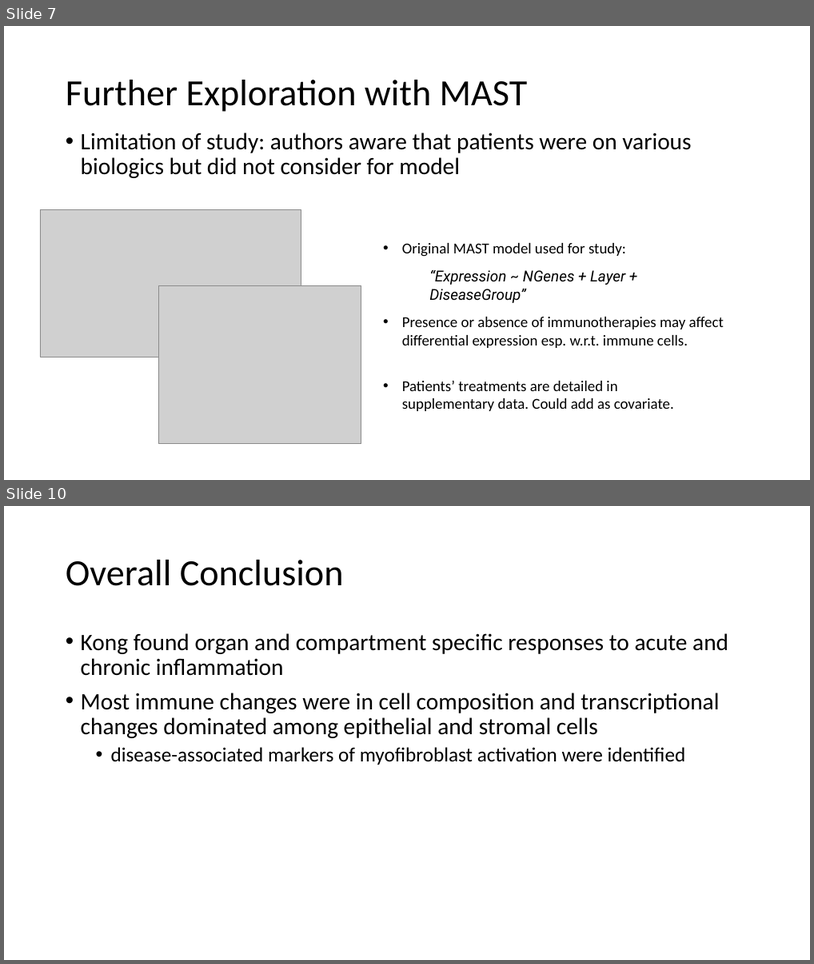
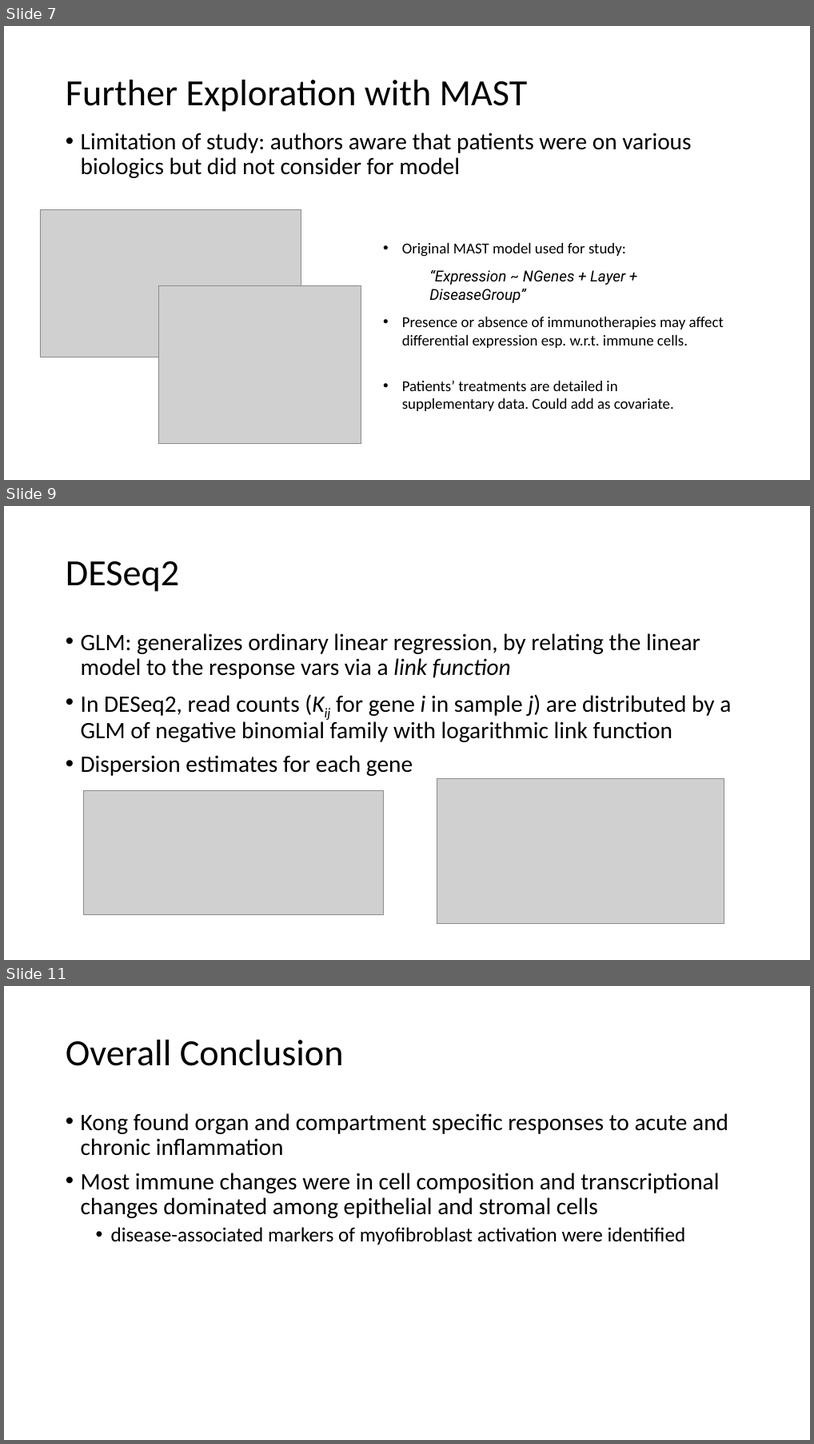
Before and after one commit to anthonylopes54/CPSC-445, a slide deck: cpsc445Presentation.pptx. Shown one above the other, each under a label of ours: slides 7 and 10 before the commit, slides 7, 9 and 11 after it; the slides between them are not shown. The pictures are 814x964 and 814x1444 pixels, drawn with LibreOffice and Linux fonts; fonts in the diff are those of the drawing; grey boxes stand for pictures; background and template pictures are left out. Boxes give left, top, right and bottom in pixels: in the first picture for what was removed or moved away, otherwise in the second. Text is boxed around its words. In the diff, an @@ line names an element or a change of style, - is before the commit and + after.

```diff
--- a/cpsc445Presentation.pptx
+++ b/cpsc445Presentation.pptx
@@ slide 9 added at [4, 506, 810, 960], background #FFFFFF @@
@@ title added at [66, 561, 179, 592], 44 pt, text #000000 @@
+DESeq2
@@ text added at [81, 633, 731, 776], 28 pt, text #000000 @@
+• GLM: generalizes ordinary linear regression, by relating the linear model to the response vars via a link function
+• In DESeq2, read counts (Kij for gene i in sample j) are distributed by a GLM of negative binomial family with logarithmic link function
+• Dispersion estimates for each gene
@@ picture added at [83, 791, 383, 915] @@
@@ picture added at [437, 778, 725, 924] @@
@@ what was slide 10 is now slide 11 @@
```
Also in this commit, not shown: 2 slides changed, 1 other file.
